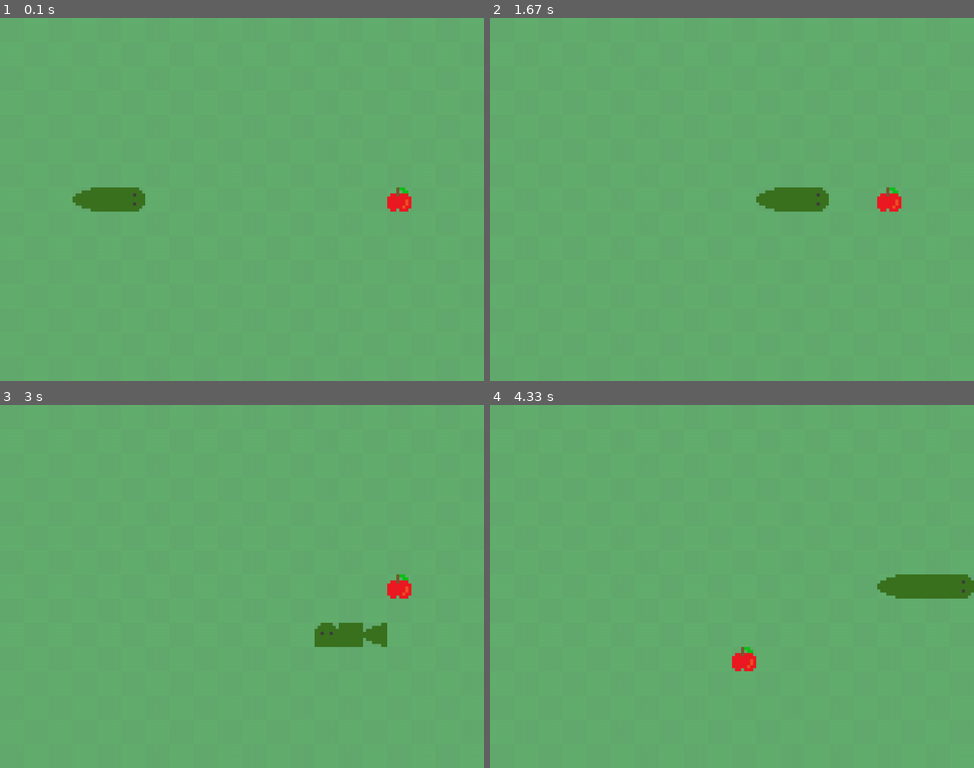
Above: before the commit, frames 1-4 (two rows, left to right).
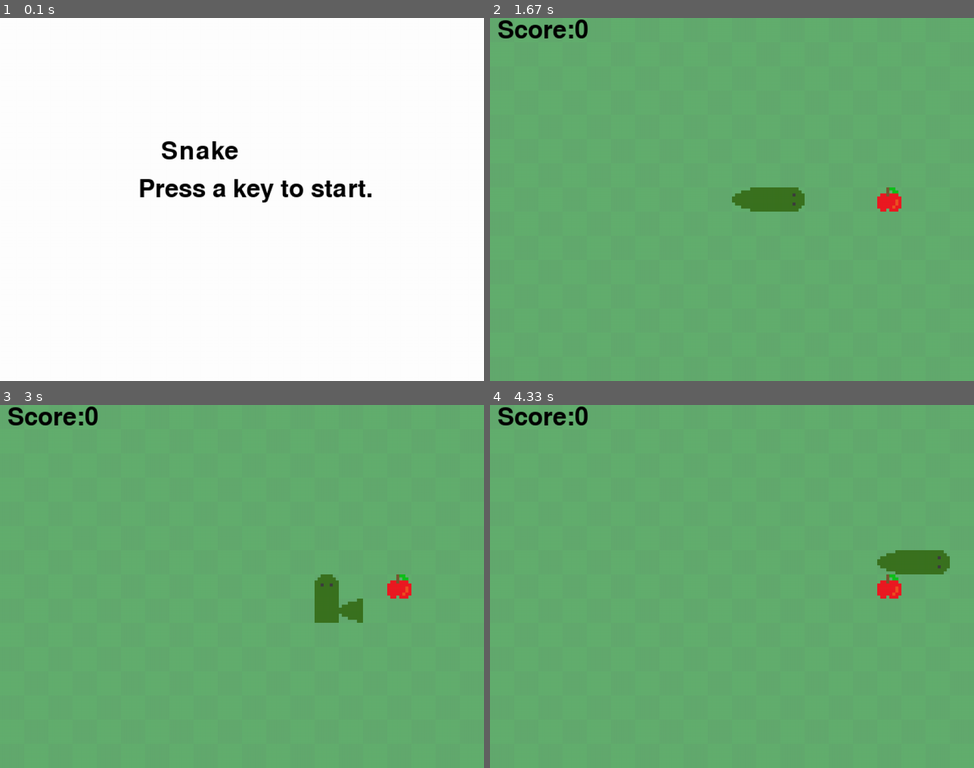
Above: after the commit, the same moments.

Repository: gwaem/pygame_snake
Game: pygame game, started from game.py
Same seed, same stepped clock (60 frames per second), same inputs: the game is played once before the commit and once after it.
Inputs:
- Up to frame 1 (0.1 s): no input
- Up to frame 2 (1.67 s): tap Enter at 0.33 s; hold W 0.67-1.13 s; hold Right 0.67-1.13 s; hold A 1.17-1.63 s; hold Right 1.17-1.63 s
- Up to frame 3 (3 s): tap S at 2.17 s; tap A at 2.5 s; hold Up from 2.83 s (still down)
- Up to frame 4 (4.33 s): release Up at 3.3 s; hold Right 3.33-3.8 s; hold Left from 3.83 s (still down)

The runs differ from the first frame. In frame 1, 100% of the frame differs, in the area x 0-100%, y 0-100%; in frame 2, 1.2%; in frame 3, 2.2%; in frame 4, 2.9%.

Commit message:
feat: add homescreen and score

Diff:
--- a/game.py
+++ b/game.py
@@ -9,89 +9,143 @@
 
 class Game:
     def __init__(self):
-        pygame.init()
-
-        # Screen initialization
         self.TILES_X = 20
         self.TILES_Y = 15
         self.TILE_SIZE = 32
-
         self.SCREEN_WIDTH = self.TILES_X * self.TILE_SIZE
         self.SCREEN_HEIGHT = self.TILES_Y * self.TILE_SIZE
+        self.TEXTCOLOR = (0, 0, 0)
+        self.BACKGROUNDCOLOR = (255, 255, 255)
+        self.FPS = 60
 
+        # Set up pygame and window
+        pygame.init()
+        self.clock = pygame.time.Clock()
         pygame.display.set_caption("Snake")
         self.screen = pygame.display.set_mode(
             (self.SCREEN_WIDTH * 2, self.SCREEN_HEIGHT * 2)
         )
         self.display = pygame.Surface((self.SCREEN_WIDTH, self.SCREEN_HEIGHT))
 
-        self.clock = pygame.time.Clock()
+        # Set up Movement.
         self.last_move_time = pygame.time.get_ticks()
-
         self.movement = [1, 0]
 
+        # Set up fonts.
+        self.font = pygame.font.SysFont(None, 48)
+
+        # Set up images.
         self.assets = {
             "player": utils.load_images("entities/player", self.TILE_SIZE),
             "apple": utils.load_image("entities/apple.png", self.TILE_SIZE),
             "tiles": utils.load_images("tiles", self.TILE_SIZE),
         }
+
+        # Set up sounds.
         self.pickUpSound = pygame.mixer.Sound("data/sfx/pickup.wav")
+
+        # Set up entities.
         self.player = PlayerEntity(self)
         self.apple = FoodEntity(self, "apple", (16, 7))
 
+        # Set up tilemap.
         self.tilemap = Tilemap(self, self.TILE_SIZE)
 
     def run(self):
+        # Show the "Start" screen.
+        self.display.fill(self.BACKGROUNDCOLOR)
+        self.draw_text(
+            "Snake",
+            self.font,
+            self.display,
+            (self.SCREEN_WIDTH / 3),
+            (self.SCREEN_HEIGHT / 3),
+        )
+        self.draw_text(
+            "Press a key to start.",
+            self.font,
+            self.display,
+            (self.SCREEN_WIDTH / 3) - 30,
+            (self.SCREEN_HEIGHT / 3) + 50,
+        )
+        self.screen.blit(
+            pygame.transform.scale(self.display, self.screen.get_size()), (0, 0)
+        )
+        pygame.display.update()
+        self.wait_for_player_to_press_key()
+
         while True:
-            self.current_time = pygame.time.get_ticks()
+            self.score = 0
+            while True:
+                self.current_time = pygame.time.get_ticks()
 
+                for event in pygame.event.get():
+                    if event.type == pygame.QUIT:
+                        self.terminate()
+                    if event.type == pygame.KEYDOWN:
+                        if event.key in (pygame.K_w, pygame.K_UP):
+                            if self.movement[1] != 1:
+                                self.movement = [0, -1]
+                                self.player.rotate_head(self.movement)
+                        if event.key in (pygame.K_s, pygame.K_DOWN):
+                            if self.movement[1] != -1:
+                                self.movement = [0, 1]
+                                self.player.rotate_head(self.movement)
+                        if event.key in (pygame.K_a, pygame.K_LEFT):
+                            if self.movement[0] != 1:
+                                self.movement = [-1, 0]
+                                self.player.rotate_head(self.movement)
+                        if event.key in (pygame.K_d, pygame.K_RIGHT):
+                            if self.movement[0] != -1:
+                                self.movement = [1, 0]
+                                self.player.rotate_head(self.movement)
+                        if event.key == pygame.K_ESCAPE:
+                            self.terminate()
+
+                self.tilemap.render(self.display)
+
+                # Respawn the apple after being eaten
+                if self.apple.pos == self.player.body[0]:
+                    self.player.update(self.movement, grow=True)
+                    self.apple.respawn()
+                    # self.pickUpSound.play()
+                    self.score += 5
+                self.apple.render(self.display)
+
+                # Move the player after a given period.
+                if self.current_time - self.last_move_time >= 200:
+                    if self.movement != [0, 0]:
+                        self.player.update(self.movement)
+                        self.last_move_time = self.current_time
+                self.player.render(self.display)
+
+                self.draw_text(f"Score:{self.score}", self.font, self.display, 10, 0)
+
+                self.screen.blit(
+                    pygame.transform.scale(self.display, self.screen.get_size()), (0, 0)
+                )
+                pygame.display.update()
+                self.clock.tick(self.FPS)
+
+    def terminate(self):
+        pygame.quit()
+        sys.exit()
+
+    def draw_text(self, text, font, surface, x, y):
+        textobj = font.render(text, 1, self.TEXTCOLOR)
+        textrect = textobj.get_rect()
+        textrect.topleft = (x, y)
+        surface.blit(textobj, textrect)
+
+    def wait_for_player_to_press_key(self):
+        while True:
             for event in pygame.event.get():
                 if event.type == pygame.QUIT:
                     self.terminate()
                 if event.type == pygame.KEYDOWN:
-                    if event.key in (pygame.K_w, pygame.K_UP):
-                        if self.movement[1] != 1:
-                            self.movement = [0, -1]
-                            self.player.rotate_head(self.movement)
-                    if event.key in (pygame.K_s, pygame.K_DOWN):
-                        if self.movement[1] != -1:
-                            self.movement = [0, 1]
-                            self.player.rotate_head(self.movement)
-                    if event.key in (pygame.K_a, pygame.K_LEFT):
-                        if self.movement[0] != 1:
-                            self.movement = [-1, 0]
-                            self.player.rotate_head(self.movement)
-                    if event.key in (pygame.K_d, pygame.K_RIGHT):
-                        if self.movement[0] != -1:
-                            self.movement = [1, 0]
-                            self.player.rotate_head(self.movement)
-                    if event.key == pygame.K_ESCAPE:
+                    if event.key == pygame.K_ESCAPE:  # Pressing ESC quits.
                         self.terminate()
-
-            self.tilemap.render(self.display)
-
-            if self.apple.pos == self.player.body[0]:
-                self.player.update(self.movement, grow=True)
-                self.apple.respawn()
-                # self.pickUpSound.play()
-            self.apple.render(self.display)
-
-            if self.current_time - self.last_move_time >= 200:
-                if self.movement != [0, 0]:
-                    self.player.update(self.movement)
-                    self.last_move_time = self.current_time
-            self.player.render(self.display)
-
-            self.screen.blit(
-                pygame.transform.scale(self.display, self.screen.get_size()), (0, 0)
-            )
-            pygame.display.update()
-            self.clock.tick(60)
-
-    def terminate(self):
-        """Terminate the program."""
-        pygame.quit()
-        sys.exit()
+                    return
 
 
 Game().run()
--- a/scripts/entities.py
+++ b/scripts/entities.py
@@ -53,7 +53,6 @@
             self.current_head = self.head_asset
 
     def render(self, surface):
-        """Render the player on the screen."""
         for i, segment in enumerate(self.body):
             pixel_pos = tile_to_pixel(segment, self.game.TILE_SIZE)
 
@@ -85,6 +84,5 @@
         self.pos = new_pos
 
     def render(self, surface):
-        """Render the food on the screen."""
         pixel_pos = tile_to_pixel(self.pos, self.game.TILE_SIZE)
         surface.blit(self.game.assets[self.food_type], pixel_pos)
--- a/scripts/tilemap.py
+++ b/scripts/tilemap.py
@@ -4,7 +4,6 @@
         self.tile_size = tile_size
 
     def render(self, surface):
-        """Render the tilemap on screen."""
         for y in range(self.game.TILES_Y):
             for x in range(self.game.TILES_X):
                 if (x + y) % 2 == 0:
--- a/scripts/utils.py
+++ b/scripts/utils.py
@@ -6,7 +6,6 @@
 
 
 def load_image(path, tile_size):
-    """Load a single image file from the data folder."""
     img = pygame.image.load(BASE_IMAGE_PATH + path).convert()
     img.set_colorkey((255, 255, 255))
     img = pygame.transform.scale(img, (tile_size, tile_size))
@@ -14,7 +13,6 @@
 
 
 def load_images(path, tile_size):
-    """Load multiple image files from the data folder as a sorted dictionary."""
     images = {}
     for img_name in sorted(os.listdir(BASE_IMAGE_PATH + path)):
         images[img_name] = load_image(path + "/" + img_name, tile_size)
@@ -22,7 +20,6 @@
 
 
 def tile_to_pixel(pos, tile_size):
-    """Take a tile position and transform it into a pixel position."""
     pos = list(pos)
     new_pos = (pos[0] * tile_size), (pos[1] * tile_size)
     return new_pos
